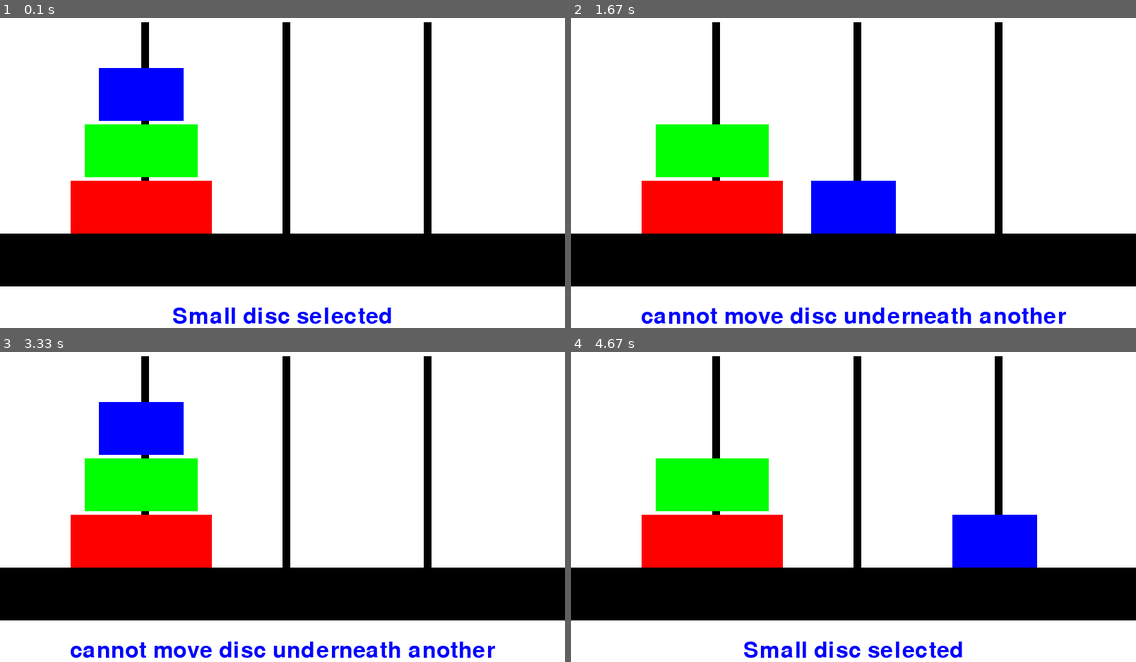
Above: before the commit, frames 1-4 (two rows, left to right).
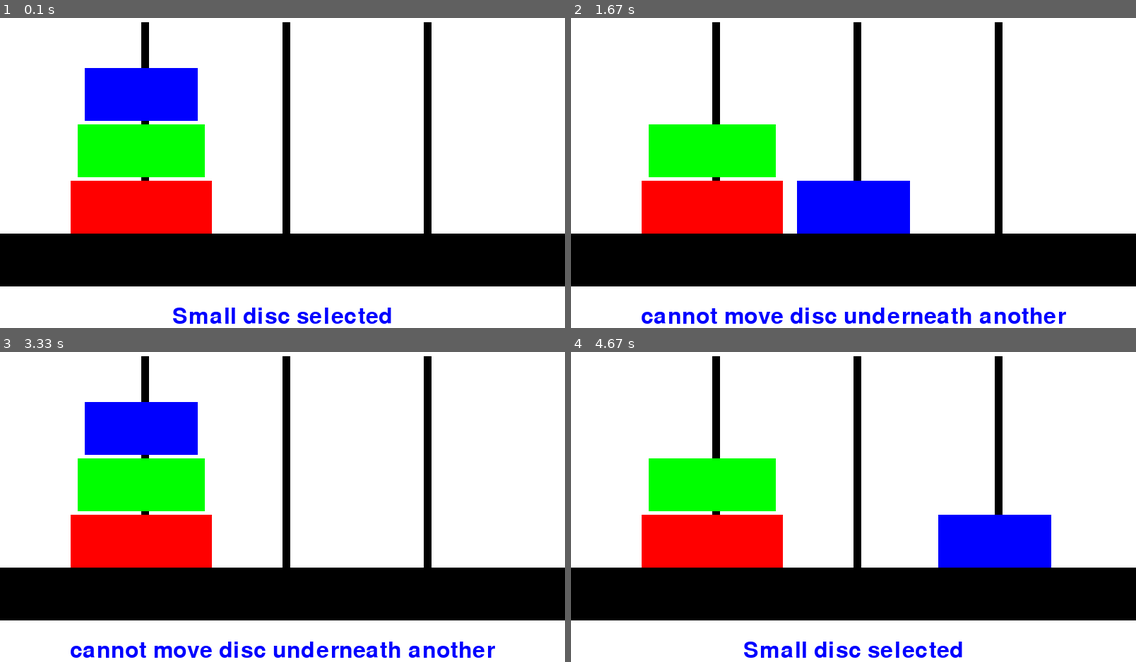
Above: after the commit, the same moments.

Repository: pillemer/Hanoi_pygame
Game: pygame game, started from drawinghanoi.py
Same seed, same stepped clock (60 frames per second), same inputs: the game is played once before the commit and once after it.
Inputs:
- Up to frame 1 (0.1 s): no input
- Up to frame 2 (1.67 s): hold Right 0.33-0.8 s; hold Up 0.83-1.13 s
- Up to frame 3 (3.33 s): hold Down 2.23-2.53 s; hold Left 2.57-2.97 s; hold Up from 3 s (still down)
- Up to frame 4 (4.67 s): release Up at 3.37 s; hold Down 4.07-4.43 s; hold Left from 4.47 s (still down)

The runs differ from the first frame. In frame 1, 1.3% of the frame differs, in the area x 13-37%, y 16-52%; in frame 2, 1.3%; in frame 3, 1.3%; in frame 4, 1.3%.

Commit message:
Disc scalable

Diff:
--- a/drawinghanoi.py
+++ b/drawinghanoi.py
@@ -19,7 +19,7 @@
 # calculate the sizes
 PADDING = 5
 MARGIN_X = 20
-DISC_HEIGHT = round(SCREEN_HEIGHT/8)
+DISC_HEIGHT = round(SCREEN_HEIGHT/8)   # adjusting needed for scaling
 
 # x values / peg locations
 LEFT_PEG = SCREEN_WIDTH / 4
@@ -27,14 +27,18 @@
 RIGHT_PEG = SCREEN_WIDTH  * (3/4)
 
 # y values for disc locations
-BOTTOM_Y = SCREEN_HEIGHT - DISC_HEIGHT * 3
+BOTTOM_Y = SCREEN_HEIGHT - DISC_HEIGHT * 3   # adjusting needed for scaling
 MIDDLE_Y = BOTTOM_Y - DISC_HEIGHT - PADDING
 TOP_Y = MIDDLE_Y - DISC_HEIGHT - PADDING
 
 # calculate disc width
-LRG_WIDTH = SCREEN_WIDTH / 4
-MED_WIDTH = LRG_WIDTH - (2 * MARGIN_X)
-SML_WIDTH = LRG_WIDTH - (4 * MARGIN_X)
+LRG_WIDTH = SCREEN_WIDTH / 4 - (0 * MARGIN_X)
+MED_WIDTH = LRG_WIDTH - (1 * MARGIN_X)
+SML_WIDTH = LRG_WIDTH - (2 * MARGIN_X)
+
+# BASE_WIDTH = SCREEN_WIDTH / 4
+# for i in range(n):
+#     pass
 
 # set up the pegs
 pegs = [LEFT_PEG, MIDDLE_PEG, RIGHT_PEG]
@@ -48,6 +52,7 @@
         self.image = pygame.Surface([width, height])
         self.image.fill(color)
         self.movable = False
+        self.width = width
         self.rect = self.image.get_rect()
 
 # create discs and add them to group
